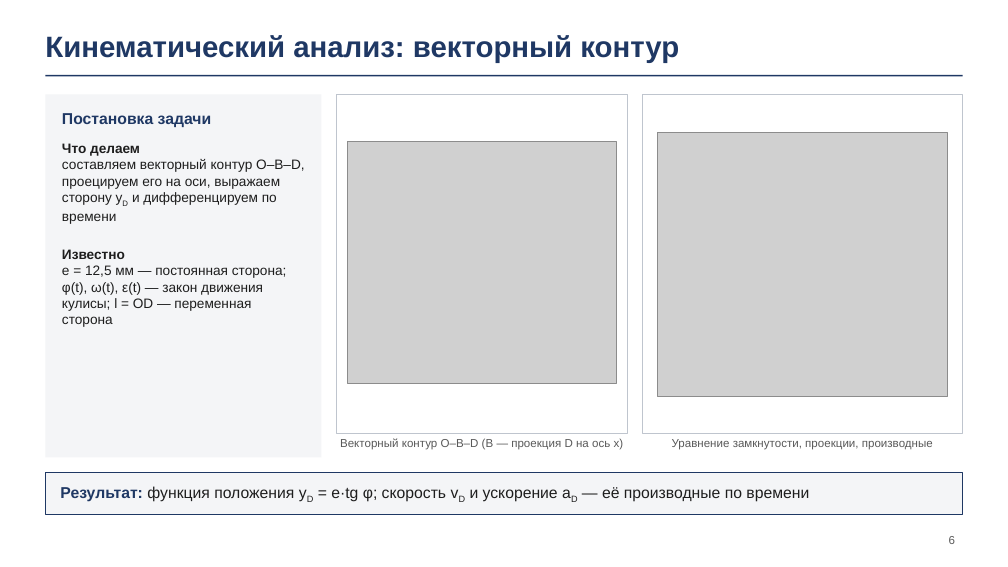
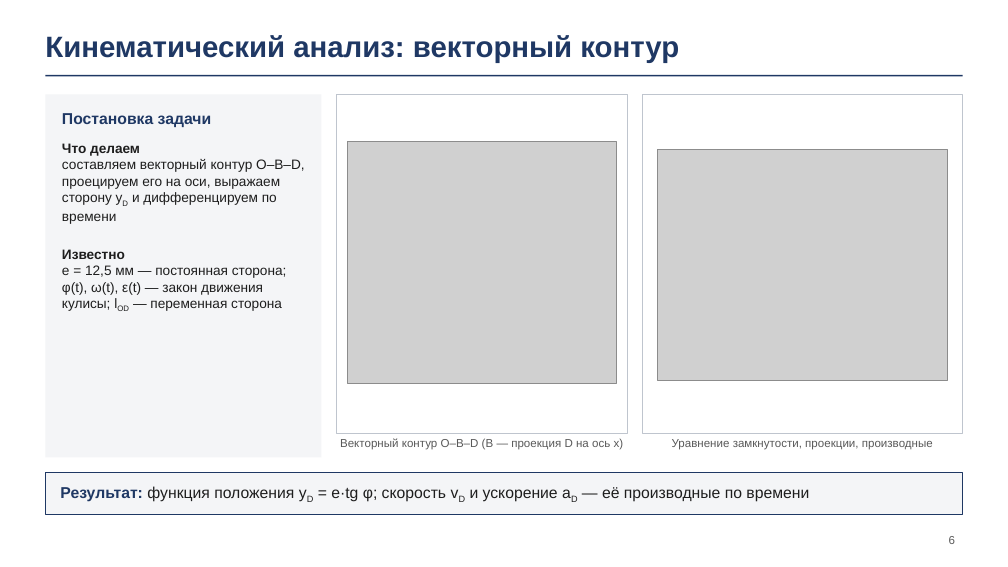
Before and after one commit to DamirNine/prikmeh, a slide deck: slide 6 of курсовой/2026-11-23/Презентация/Презентация_укупориватель_23-11.pptx. Drawn at 1008x567 pixels with LibreOffice and Linux fonts; fonts in the diff are those of the drawing; grey boxes stand for pictures; background and template pictures are left out. Boxes give left, top, right and bottom in pixels: in the first picture for what was removed or moved away, otherwise in the second. Text is boxed around its words. In the diff, an @@ line names an element or a change of style, - is before the commit and + after.

```diff
--- a/курсовой/2026-11-23/Презентация/Презентация_укупориватель_23-11.pptx
+++ b/курсовой/2026-11-23/Презентация/Презентация_укупориватель_23-11.pptx
@@ picture: place and size @@
-picture at (658, 133, 948, 397)
+picture at (658, 149, 948, 380)
@@ text at (62, 265, 286, 311): text changed @@
-e = 12,5 мм — постоянная сторона; φ(t), ω(t), ε(t) — закон движения кулисы; l = OD — переменная сторона
+e = 12,5 мм — постоянная сторона; φ(t), ω(t), ε(t) — закон движения кулисы; lOD — переменная сторона
```
Also in this commit, not shown: 16 other files.
